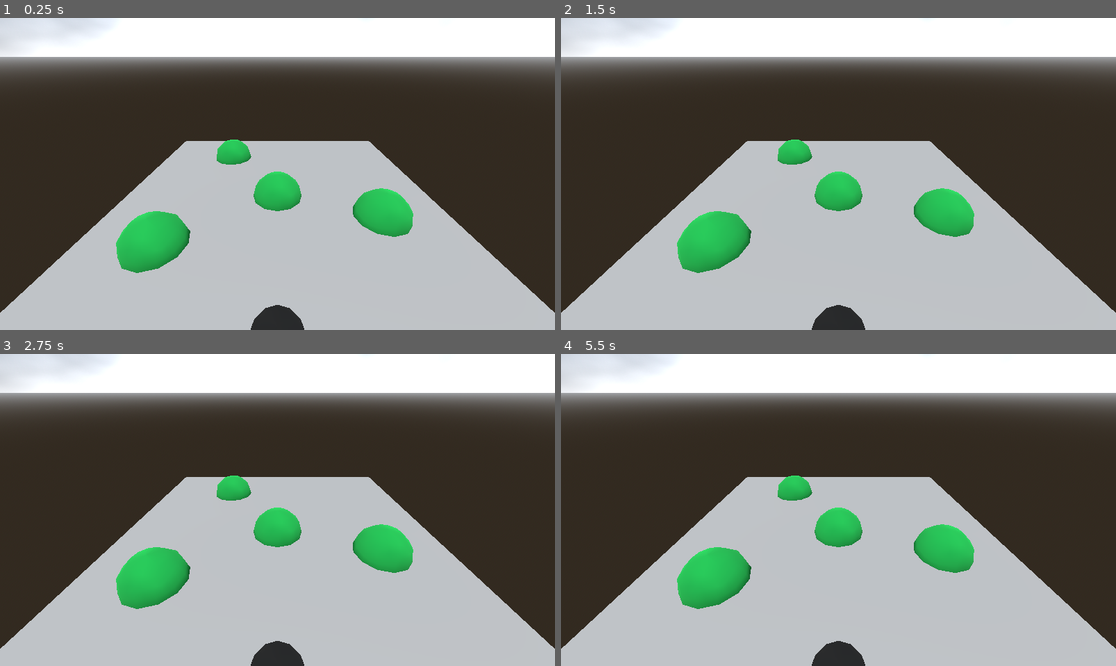
Above: before the commit, frames 1-4 (two rows, left to right).
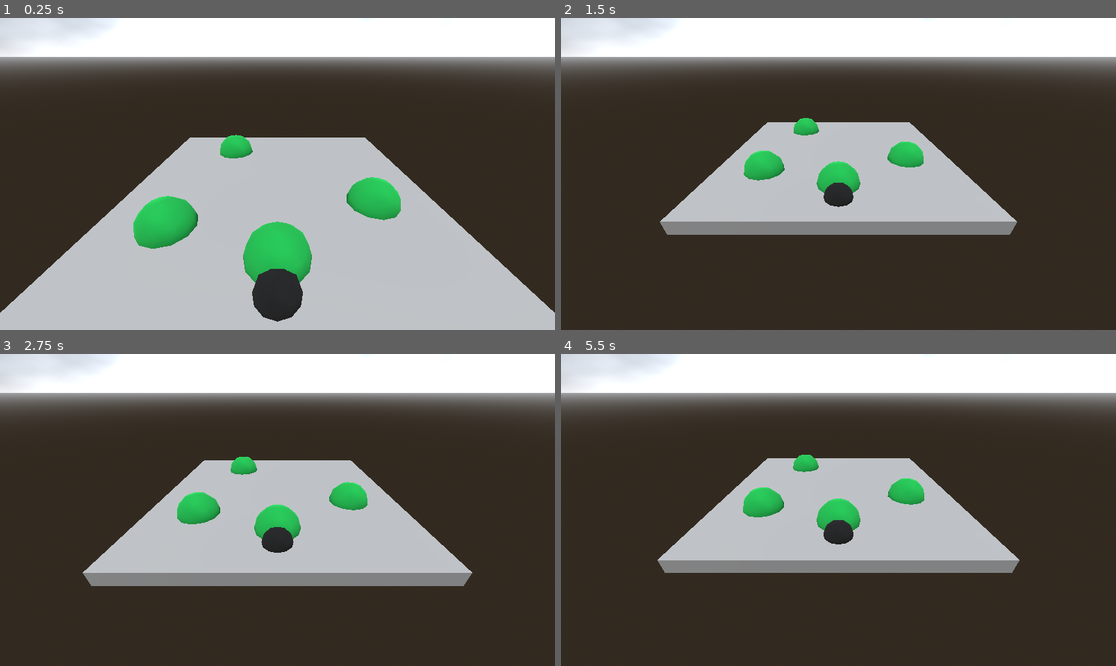
Above: after the commit, the same moments.

Repository: JakeSwin/sneakysecretninjas
Game: Godot game, scene res://scenes/main.tscn
Two runs of this game, one before a commit and one after it. Both use one fixed random seed, a clock stepped at 60 frames per second and the inputs below.
Inputs (mouse positions are in pixels of both pictures, inside the frame that each line leads up to):
- Up to frame 1 (0.25 s): no input
- Up to frame 2 (1.5 s): move the mouse to (960, 158) at 0.52 s; click (960, 158) at 0.67 s; move the mouse to (727, 189) at 1.27 s; click (727, 189) at 1.42 s
- Up to frame 3 (2.75 s): move the mouse to (333, 441) at 2.02 s; click (333, 441) at 2.17 s
- Up to frame 4 (5.5 s): move the mouse to (810, 572) at 2.77 s; click (810, 572) at 2.92 s; move the mouse to (1005, 556) at 3.52 s; click (1005, 556) at 3.67 s; move the mouse to (672, 463) at 4.27 s; click (672, 463) at 4.42 s; move the mouse to (866, 510) at 5.02 s; click (866, 510) at 5.17 s

The runs differ from the first frame. In frame 1, 7.3% of the frame differs, in the area x 20-75%, y 37-100%; in frame 2, 34%, in the area x 0-100%, y 32-100%; in frame 3, 31%; in frame 4, 34%.

Commit message:
add object-based movement

Diff:
--- a/scenes/bush.tscn
+++ b/scenes/bush.tscn
@@ -3,6 +3,7 @@
 [ext_resource type="Script" path="res://scripts/bush.gd" id="1_fa73i"]
 
 [sub_resource type="SphereShape3D" id="SphereShape3D_aek6i"]
+radius = 0.8
 
 [sub_resource type="StandardMaterial3D" id="StandardMaterial3D_hldqx"]
 albedo_color = Color(0, 0.596035, 0.22958, 1)
--- a/scenes/main.tscn
+++ b/scenes/main.tscn
@@ -1,7 +1,8 @@
-[gd_scene load_steps=8 format=3 uid="uid://c7sn86ho1rusg"]
+[gd_scene load_steps=9 format=3 uid="uid://c7sn86ho1rusg"]
 
 [ext_resource type="PackedScene" uid="uid://mhhybwws8xbt" path="res://scenes/bush.tscn" id="1_omau3"]
 [ext_resource type="PackedScene" uid="uid://b3b6osfqjb6p4" path="res://scenes/player.tscn" id="2_4fugd"]
+[ext_resource type="Script" path="res://scripts/movement_test.gd" id="2_5cqro"]
 
 [sub_resource type="FastNoiseLite" id="FastNoiseLite_0unes"]
 
@@ -27,25 +28,30 @@
 [node name="Camera3D" type="Camera3D" parent="."]
 transform = Transform3D(1, 0, 0, 0, 0.866025, 0.5, 0, -0.5, 0.866025, 0, 4, 5.5)
 
-[node name="CSGBox3D" type="CSGBox3D" parent="."]
+[node name="DirectionalLight3D" type="DirectionalLight3D" parent="."]
+transform = Transform3D(1, 0, 0, 0, 0.307572, 0.951525, 0, -0.951525, 0.307572, 0, 0, 0)
+
+[node name="Player" parent="." node_paths=PackedStringArray("target_node") instance=ExtResource("2_4fugd")]
+transform = Transform3D(1, 0, 0, 0, 1, 0, 0, 0, 1, 0, 0, 4)
+target_node = NodePath("../Tile/Bushes/Bush")
+
+[node name="Tile" type="Node3D" parent="."]
+script = ExtResource("2_5cqro")
+
+[node name="Floor" type="CSGBox3D" parent="Tile"]
 transform = Transform3D(1, 0, 0, 0, 1, 0, 0, 0, 1, 0, -0.25, 0)
 size = Vector3(10, 0.5, 10)
 
-[node name="DirectionalLight3D" type="DirectionalLight3D" parent="."]
-transform = Transform3D(1, 0, 0, 0, 0.307572, 0.951525, 0, -0.951525, 0.307572, 0, 0, 0)
+[node name="Bushes" type="Node3D" parent="Tile"]
 
-[node name="CSGSphere3D" parent="." instance=ExtResource("2_4fugd")]
-transform = Transform3D(1, 0, 0, 0, 1, 0, 0, 0, 1, 0, 0, 4)
+[node name="Bush" parent="Tile/Bushes" instance=ExtResource("1_omau3")]
+transform = Transform3D(1, 0, 0, 0, 1, 0, 0, 0, 1, 0, 0, 3)
 
-[node name="Bushes" type="Node" parent="."]
-
-[node name="Bush" parent="Bushes" instance=ExtResource("1_omau3")]
-
-[node name="Bush2" parent="Bushes" instance=ExtResource("1_omau3")]
+[node name="Bush2" parent="Tile/Bushes" instance=ExtResource("1_omau3")]
 transform = Transform3D(1, 0, 0, 0, 1, 0, 0, 0, 1, -3, 0, 2)
 
-[node name="Bush3" parent="Bushes" instance=ExtResource("1_omau3")]
+[node name="Bush3" parent="Tile/Bushes" instance=ExtResource("1_omau3")]
 transform = Transform3D(1, 0, 0, 0, 1, 0, 0, 0, 1, 3, 0, 1)
 
-[node name="Bush4" parent="Bushes" instance=ExtResource("1_omau3")]
+[node name="Bush4" parent="Tile/Bushes" instance=ExtResource("1_omau3")]
 transform = Transform3D(1, 0, 0, 0, 1, 0, 0, 0, 1, -2, 0, -3)
--- a/scenes/player.tscn
+++ b/scenes/player.tscn
@@ -5,6 +5,6 @@
 [sub_resource type="StandardMaterial3D" id="StandardMaterial3D_lyqig"]
 albedo_color = Color(0, 0, 0, 1)
 
-[node name="CSGSphere3D" type="CSGSphere3D"]
+[node name="Player" type="CSGSphere3D"]
 material_override = SubResource("StandardMaterial3D_lyqig")
 script = ExtResource("1_pej4g")
--- /dev/null
+++ b/scripts/movement_test.gd
@@ -0,0 +1,15 @@
+extends Node3D
+
+var time = 0
+var time_direction = 1
+var move_duration = 2
+var point1 = Vector3(0, 0, 0)
+var point2 = Vector3(0, 0, -5)
+
+func _process(delta):
+	if time > move_duration or time < 0:
+		time_direction *= -1
+
+	time += delta * time_direction
+	var t = time / move_duration
+	position = lerp(point1, point2, t)
--- a/scripts/player.gd
+++ b/scripts/player.gd
@@ -1,16 +1,22 @@
 extends CSGSphere3D
 
-var target_position: Vector3
+@export var target_node: Node3D
 var lerp_weight = 0.1
+var moving: bool = false
 
 # Called when the node enters the scene tree for the first time.
 func _ready() -> void:
-	target_position = position
 	SignalBus.connect("move_player_to", move)
 
 # Called every frame. 'delta' is the elapsed time since the previous frame.
 func _process(delta: float) -> void:
-	position = position.lerp(target_position, lerp_weight)
+	if moving:
+		position = position.lerp(target_node.global_position + Vector3(0, 0, 0.8), lerp_weight)
+		if position.distance_to(target_node.global_position + Vector3(0, 0, 0.8)) < 0.17:
+			moving = false
+	else:
+		position = target_node.global_position + Vector3(0, 0, 0.8)
 
 func move(object: Node3D):
-	target_position = object.position + Vector3(0, 0, 0.8)
+	target_node = object
+	moving = true
